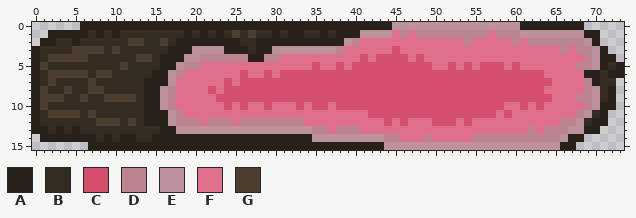
Two versions of one sprite sheet, assets/food/Steak.png. The picture above is the old version.
The file is 74x16 pixels.
Palette (. is transparent): A #27211a  B #352c21  C #d44f6e  D #bb8490  E #bc919b  F #e06f8b  G #4c3f30
Pixels before, first column x 0:
 0 ......AAAAAAAAAAAAAAAAAAAAAAAAAAAAAAAAAAAAAAAEEEEEEEEEEEEEEEEAAAAAAAA.....
 1 ..AAAAABABABBBBBBBBABABABGBGBBABAABBABAAAEEEEFDFDDDDDDDDDFDDDEEEEEEEEAA...
 2 .AABBABBBBBBGGBBGBAAAAAAAABBAAAAAAAAAAAEDFFFFFFFFFFFFFDFFFFFDFDDDDDDDEA...
 3 ABBBBGGGGBGBBBBBBAAAEEEEAAABAAEEEEEEEEDFFFFFFCFFFFFFFFFFFFFFFFFFFFDFDDEA..
 4 ABGGGGGBBBBBBGGBAAAEEDDDDDDAADDFFFFFFFFFFCFCCCCFCFFFFFFFFFFFFFFFFFFFFDEAA.
 5 AGBBBBBBBBBGBBBBAAEDDFFFFFFFFFFFFFFCFFCFCCCCCCCCCCFFCFCFCCCFCFFFFFFFDDEABA
 6 ABGGGGGBGGBBBBBAAEDFFFFFFFCFFCFCCCCCCCCCCCCCCCCCCCCCCCCCCCCCCCCCFFFFFAABAA
 7 ABGBBBBGBBBBBBAAAEFFFFFFCFCCCCCCCCCCCCCCCCCCCCCCCCCCCCCCCCCCCCCCCFFFFDABB.
 8 AGBBGBBGGBBBBBAAEDFFFFCFCCCCCCCCCCCCCCCCCCCCCCCCCCCCCCCCCCCCCCCCFFFFFDEBA.
 9 AGGGBBGBBGGGGBAAEDFFFFFCCCCCCCCCCCCCCCCCCCCCCCCCCCCCCCCCCCCCCCCCCFFFDDEBA.
10 AGBBBBBBBBBBBBAAEDFFFFFFCFCFFCFFFCFCCFCCCCCCCCCCCCCCCCCCCCCFFCFCFFFFFDEAA.
11 ABGGGGBGBBBBBBAAAEDFFFFFFFFFFFFFFFFFFFFFFFCCCCCCCCCCCCCCCCFCFFFFFFFFDEBA..
12 ABBBBBBBGGGBGBAAAEDDDFDDDFDDDDDDDDFFFFFFFFFFCFCFFFCCCFCFFFFFFFFFFFDDEBAA..
13 AABABABBBBBBBBBBAAEEEEEEEEEEEEEEEEEDDFDDDFFFFFFFFFFFFFFFFFFFFFDFDDDEEAA...
14 .AAAAAAABABAABBAAAAAAAAAAAAAAAAAAAAEEEEEEEEEDDFFFDFFFFFDDDDDDDDDDDEAA.....
15 .......AAAAAAAAAAAAAAAAAAAAAAAAAAAAAAAAAAAAAEEEEEEEEEEEEEEEEEEEEEEAA......
New version:
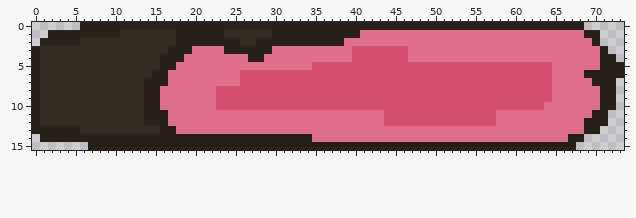
What changed:
Changed rows in their new state; - is an unchanged pixel.
first column x 1:
 0 --------------------------------------------AAAAAAAAAAAAAAAA------------
 1 ------A-A--------A-A-A--B-B---A--AA-A---FFFF-F-FFFFFFFFF-FFFFFFFFFFF----
 2 --AA-------BB--B----------------------FF-------------F-----F-FFFFFFFF---
 3 ----BBBB-B---------FFFF---A--FFFFFFFFF-CCCCC-C-------------------F-FFF--
 4 -BBBBB------BB----FFFFFFFF--FF---------C-C-----F--------------------FF--
 5 B---------B------FFF---------------CC-C----------CC-C-C---C-CCCC---FFF-A
 6 -BBBBB-BB-------FF--------CC-C---------------------------------C------A-
 7 -B----B---------F------F--------------------------------------------F-AA
 8 B--B--BB-------FF----FC----------------------------------------C----FFA-
 9 BBB--B--BBBB---FF--------------------------------------------------FFFA-
10 B--------------FF-----C-C-CC-CCC-C--C---------------------CC-C------FF--
11 -BBBB-B---------FF-----------------------FF---------------F--------FFA--
12 -------BBB-B----FFFF-FFF-FFFFFFFF-----------C-CCC---C-CCC--------FFFA---
13 -A-A-------------FFFFFFFFFFFFFFFFFFF-FFF---------------------F-FFFFF----
14 -------A-A--AA--------------------FFFFFFFFFFF---F-----FFFFFFFFFFFF------
15 -------------------------------------------AAAAAAAAAAAAAAAAAAAAAA-------
